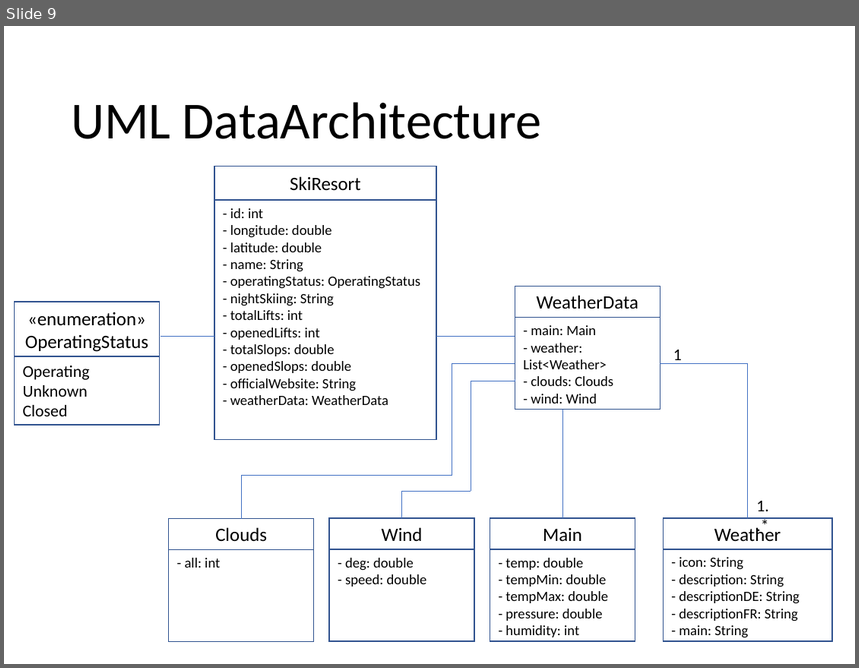
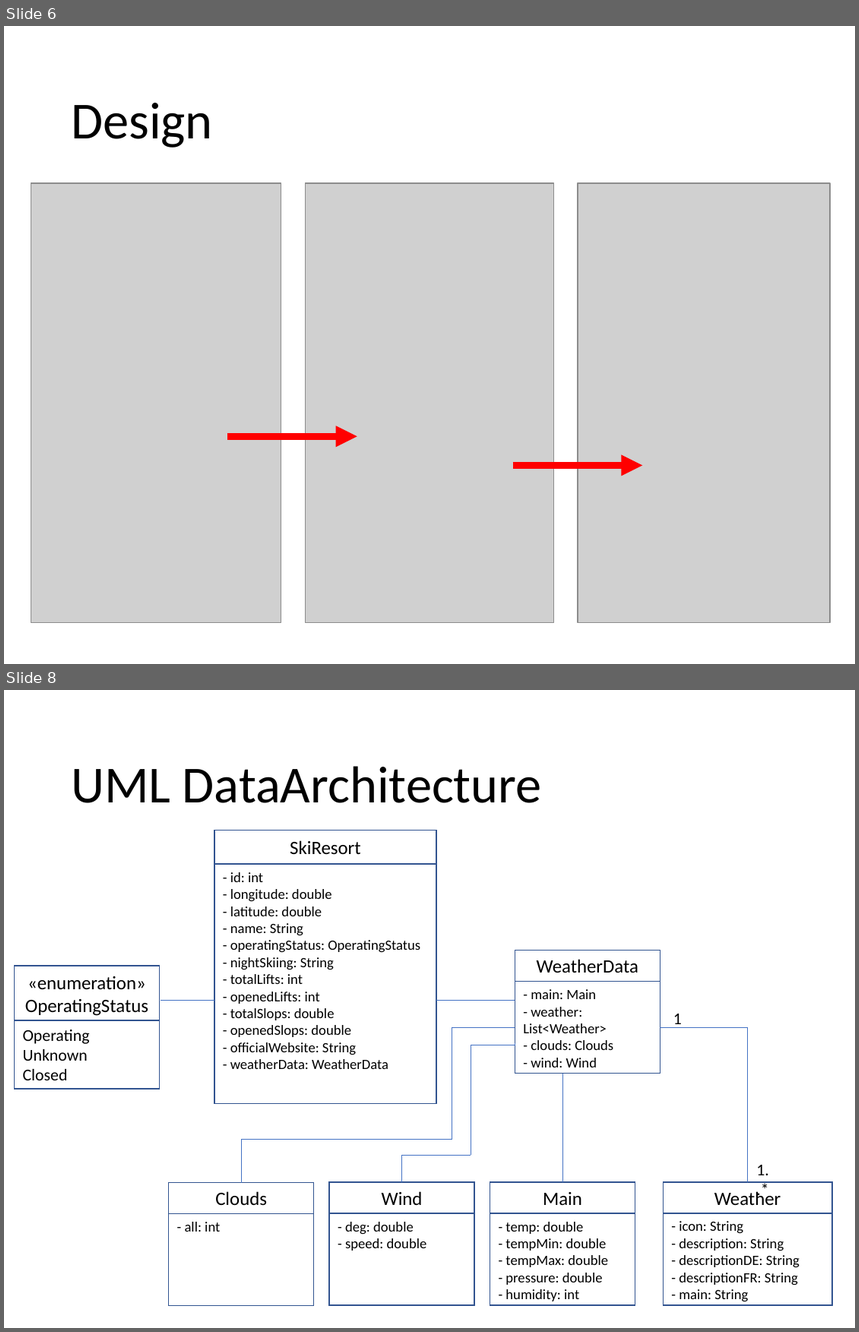
Before and after one commit to MSE-MobOP/Ski-Compass, a slide deck: Documents/Presentation/Presentation.pptx. Shown one above the other, each under a label of ours: slide 9 before the commit, slides 6 and 8 after it; the slides between them are not shown. The pictures are 859x668 and 859x1332 pixels, drawn with LibreOffice and Linux fonts; fonts in the diff are those of the drawing; grey boxes stand for pictures. Boxes give left, top, right and bottom in pixels: in the first picture for what was removed or moved away, otherwise in the second. Text is boxed around its words. In the diff, an @@ line names an element or a change of style, - is before the commit and + after.

```diff
--- a/Documents/Presentation/Presentation.pptx
+++ b/Documents/Presentation/Presentation.pptx
@@ slide 6 added at (x1=4, y1=26, x2=855, y2=664), background #FFFFFF @@
@@ title added at (x1=71, y1=103, x2=213, y2=148), 44 pt, text #000000 @@
+Design
@@ picture added at (x1=31, y1=183, x2=281, y2=623) @@
@@ picture added at (x1=305, y1=183, x2=554, y2=623) @@
@@ picture added at (x1=578, y1=183, x2=829, y2=623) @@
@@ arrow added from (227, 436) to (357, 436), #FF0000 6 pt @@
@@ arrow added from (513, 465) to (642, 465), #FF0000 6 pt @@
@@ what was slide 9 is now slide 8 @@
```
Also in this commit, not shown: 3 slides changed, 3 other slides added, 5 slides removed.
